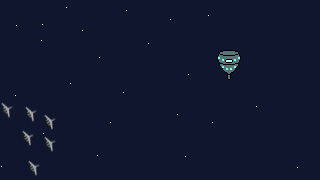
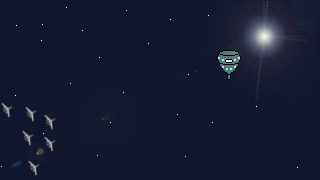
The second 320x180 image is a revision of the first. Changes to its layers:
moved "LensFlair" above "Layer 6" over <box>11,0,320,169</box>
